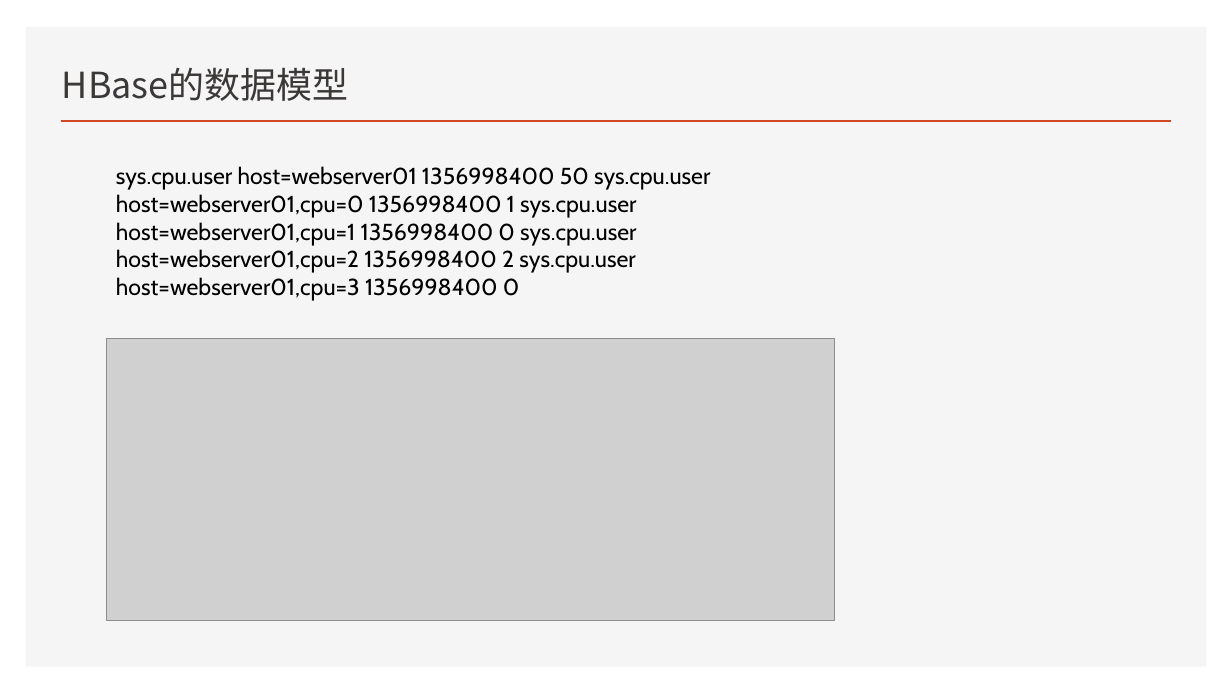
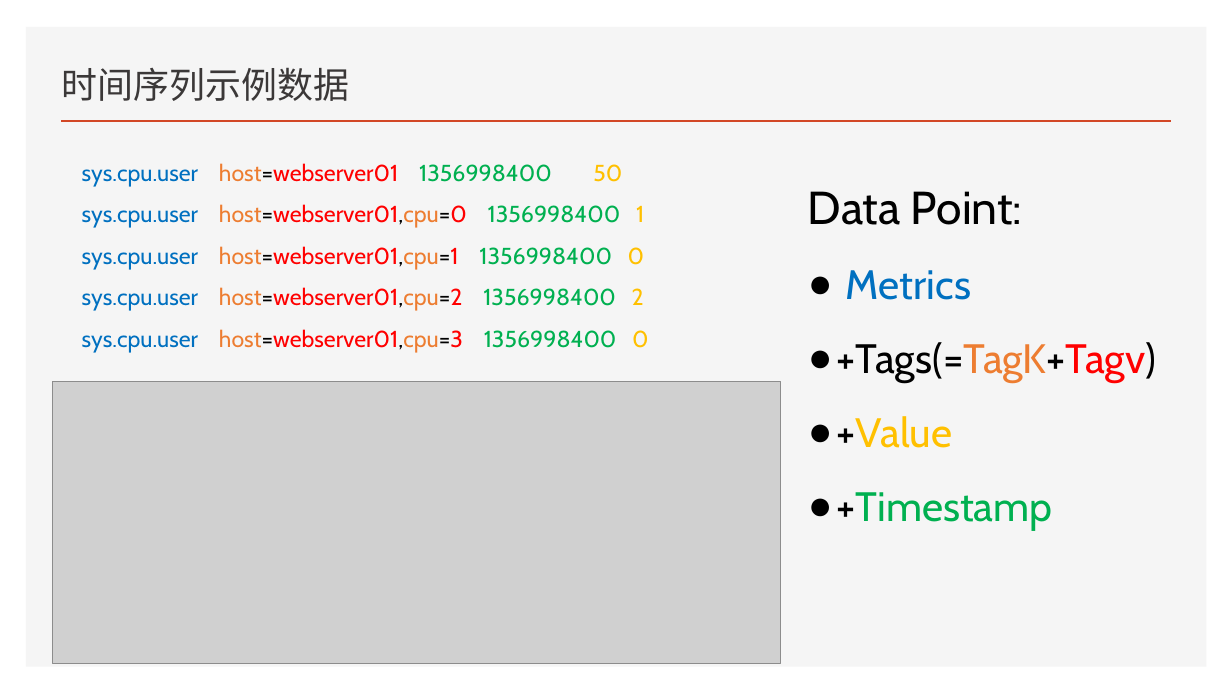
Before and after one commit to Zhangwusheng/Zhangwusheng.github.io, a slide deck: slide 4 of _posts/OpenTsdb基本原理.pptx (slide 5 before the commit). Drawn at 1232x693 pixels with LibreOffice and Linux fonts; fonts in the diff are those of the drawing; grey boxes stand for pictures. Boxes give left, top, right and bottom in pixels: in the first picture for what was removed or moved away, otherwise in the second. Text is boxed around its words. In the diff, an @@ line names an element or a change of style, - is before the commit and + after.

```diff
--- a/_posts/OpenTsdb基本原理.pptx
+++ b/_posts/OpenTsdb基本原理.pptx
@@ title at bbox=[62, 67, 349, 101]: text changed @@
-HBase的数据模型
+时间序列示例数据
@@ text at bbox=[82, 163, 648, 353]: text changed; text colour #000000 to #0070C0 @@
-sys.cpu.user host=webserver01 1356998400 50 sys.cpu.user host=webserver01,cpu=0 1356998400 1 sys.cpu.user host=webserver01,cpu=1 1356998400 0 sys.cpu.user host=webserver01,cpu=2 1356998400 2 sys.cpu.user host=webserver01,cpu=3 1356998400 0
+sys.cpu.user host=webserver01 1356998400 50
+sys.cpu.user host=webserver01,cpu=0 1356998400 1
+sys.cpu.user host=webserver01,cpu=1 1356998400 0
+sys.cpu.user host=webserver01,cpu=2 1356998400 2
+sys.cpu.user host=webserver01,cpu=3 1356998400 0
@@ text added at bbox=[808, 191, 1157, 531], 32 pt, text #000000 @@
+Data Point:
+● Metrics
+● +Tags(=TagK+Tagv)
+● +Value
+● +Timestamp
@@ picture: place and size @@
-picture at bbox=[107, 338, 836, 620]
+picture at bbox=[53, 382, 781, 664]
```
Also in this commit, not shown: 5 other slides changed, 20 slides added, 1 slide removed, 4 other files.
